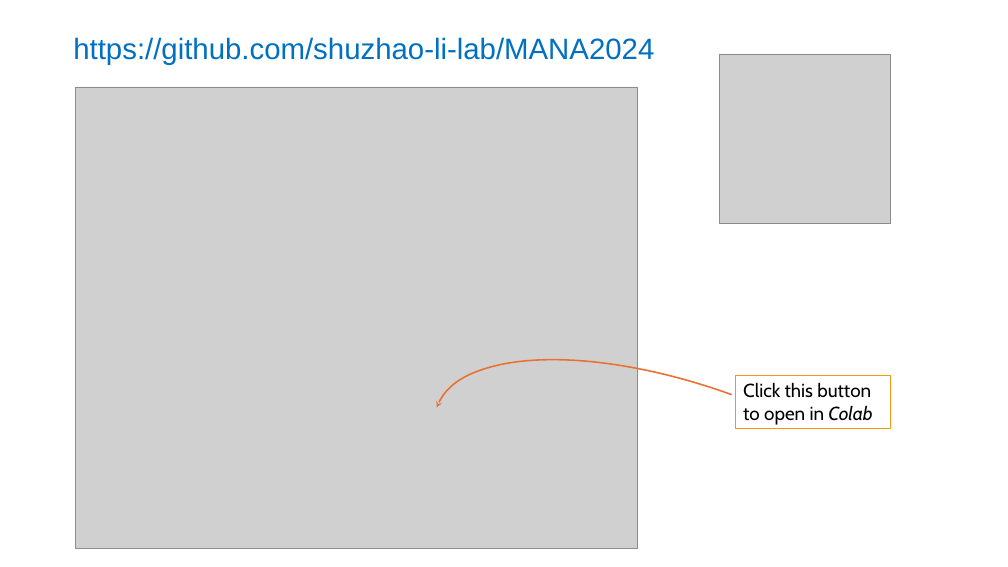
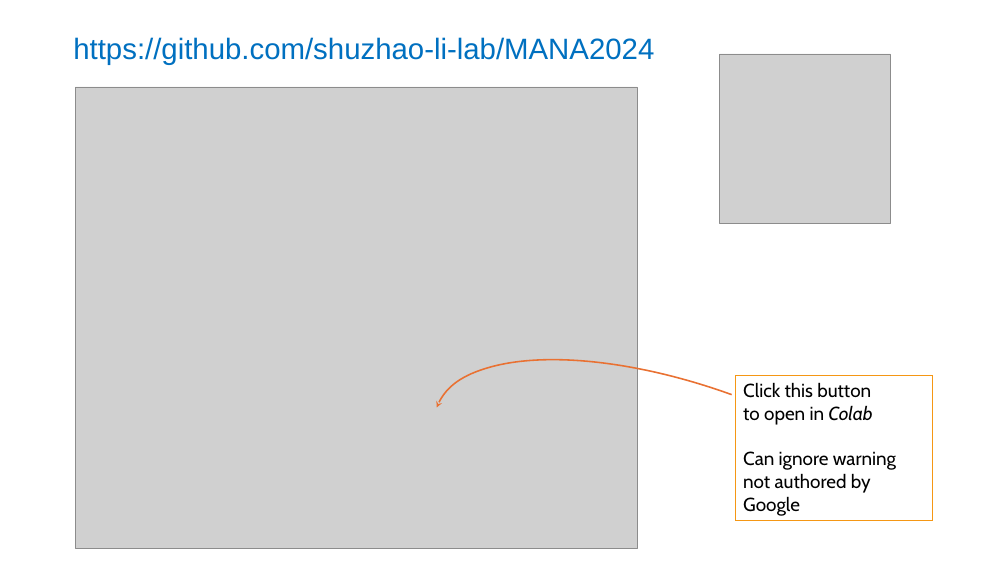
Before and after one commit to shuzhao-li-lab/MANA2024, a slide deck: slide 5 of Slides.pptx. Drawn at 1008x567 pixels with LibreOffice and Linux fonts; fonts in the diff are those of the drawing; grey boxes stand for pictures. Boxes give left, top, right and bottom in pixels: in the first picture for what was removed or moved away, otherwise in the second. Text is boxed around its words. In the diff, an @@ line names an element or a change of style, - is before the commit and + after.

Commit message:
ignore warning on colab authoring

```diff
--- a/Slides.pptx
+++ b/Slides.pptx
@@ rectangle "Click this button to open ...": place and size @@
-rectangle "Click this button to open ..." at (736,375,891,429)
+rectangle "Click this button to open ..." at (736,375,933,520)
@@ text in rectangle at (743,451,896,516): paragraph added @@
+Can ignore warning not authored by Google
```
